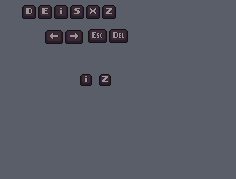
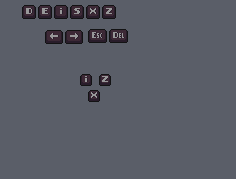
Layer changes from the first (236, 179) image to the second:
added layer "KeyboardThingiesSlot.png" in group "Special" over [88,90,100,102]
